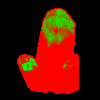
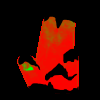
The second 100 × 100 image is a revision of the first. Changes to its layers:
added layer "snow mask" above "mask 2" over [18, 8, 79, 94]
painted on "mask 2" over [17, 8, 79, 93]
added layer "snow outline" above "snow" over [17, 8, 79, 93]
added layer "snow" above "Outline" over [18, 8, 79, 94]
hid "Outline", moved it above "Outline minor" over [17, 8, 79, 94]
